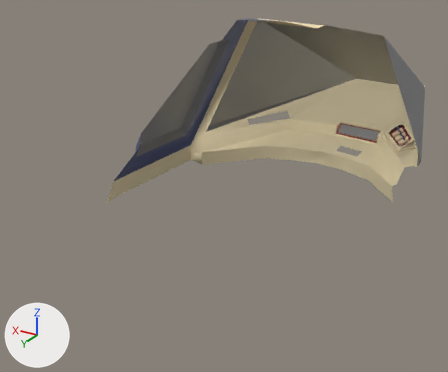
The FBX model Assets/Models/raketa_cabin.fbx: old version first, new version second.
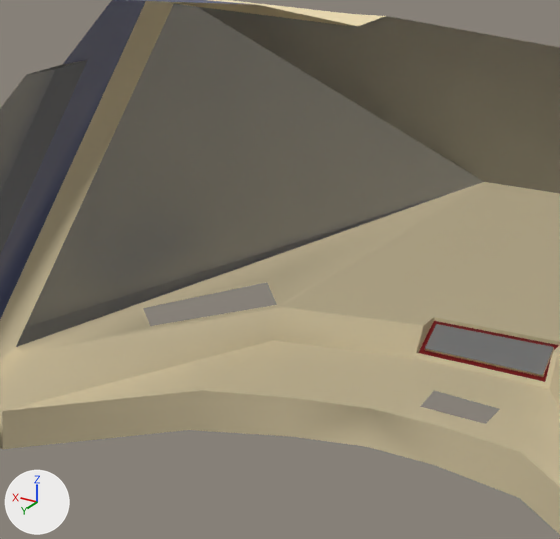
Each version is shown whole from a camera (50 mm lens) standing at (3.774, 2.774, 1.363) and looking at (5.496, -0.096, -0.071), then close up on the part from 45% to 85% of the width and 5% to 52% of the height. Arrows for +X, +Y and +Z are at lower left; the lights stay in place. Everything nearer to the camera than a plane just in front of the edit is cut away. Where no turn or scale is listed for an object, it has been applied to the vertices.
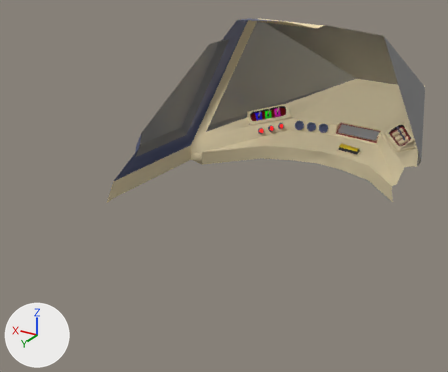
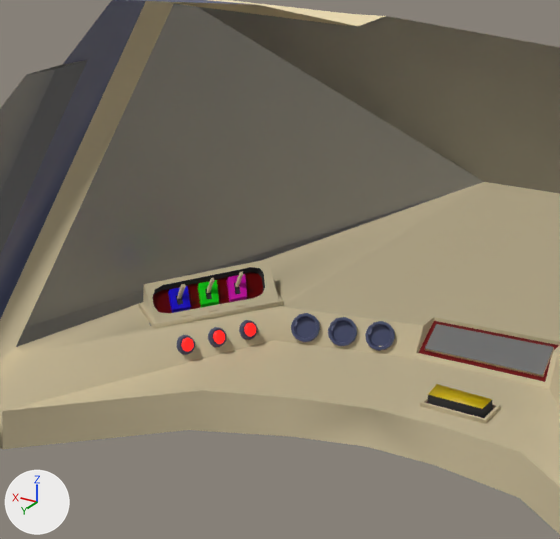
Location of each change, (x1, y1, x2, y2) in pixels of the close-ups (560 x 539 px):
'Cube.054', added: after (139, 259, 283, 328)
'Cube.051', added: after (428, 384, 492, 418)
'Circle.005', added (blue): after (365, 321, 395, 351)
'Circle.004', added (blue): after (328, 317, 357, 346)
'Circle', added (blue): after (291, 313, 320, 342)
'Cube.052', added (beige): after (420, 387, 500, 424)
'Circle.001', added: after (176, 335, 195, 355)
'Circle.002', added: after (208, 327, 226, 347)
'Circle.003', added: after (239, 320, 257, 340)
'Cube.053', added: after (177, 271, 243, 299)

What changed in the scene script:
```text
Add me_cube_055:
    me_cube_055.from_pydata([(-0.2339, -0.2679, -0.2465), (-0.1092, -0.2948, -0.2476), (-0.1092, -0.3428, -0.2394), (-0.2368, -0.3142, -0.24), (-0.2331, -0.2644, -0.2238), (-0.1084, -0.2913, -0.2249), (-0.1083, -0.3394, -0.2168), (-0.236, -0.3107, -0.2174)], [], [(1, 2, 6, 5), (3, 0, 4, 7), (0, 1, 5, 4), (2, 3, 7, 6), (7, 4, 5, 6)])
    for i in [4]: me_cube_055.polygons[i].material_index = 1
    me_cube_055.materials.append(mat_black_001)  # black #313131
    me_cube_055.materials.append(mat_yellow_001)  # yellow #e7c703
Add ob_cube_054:
    ob_cube_054 = bpy.data.objects.new('Cube.054', me_cube_058)  # 145 vertices, 141 faces; spans x 0.309..0.573, y -0.629..-0.218, z -0.163..-0.097; in mat_chair2_002 (beige #e4d4ae), mat_black_001 (black #313131), mat_burgundy_001 (red #810508), mat_pink_001 (pink #e702bc), mat_blue_001 (blue #1a02e7), mat_green_001 (green #00e70f)
    ob_cube_054.location = (5.156, -0.452, 0.28)
Add ob_circle_001:
    ob_circle_001 = bpy.data.objects.new('Circle.001', me_circle_002)  # 48 vertices, 38 faces; spans x -0.701..0.701, y -0.701..0.701, z -0.038..0.453; in mat_metal_001 (blue #565e81), mat_red_em_001 (red #e70c06)
    ob_circle_001.location = (5.583, -0.714, 0.078)
    ob_circle_001.rotation_euler = (1.896, 0.0565, 1.039)  # degrees (109, 3.2, 60)
    ob_circle_001.scale = (-0.0315, -0.0315, -0.0315)
Add ob_cube_052:
    ob_cube_052 = bpy.data.objects.new('Cube.052', me_cube_056)  # 20 vertices, 16 faces; spans x -0.25..-0.097, y -0.358..-0.252, z -0.25..-0.23; in mat_chair2_002 (beige #e4d4ae), mat_burgundy_001 (red #810508)
    ob_cube_052.location = (5.156, -0.452, 0.28)
Add ob_circle_002:
    ob_circle_002 = bpy.data.objects.new('Circle.002', me_circle_003)  # 48 vertices, 38 faces; spans x 1.822..3.223, y -0.701..0.701, z -0.038..0.453; in mat_metal_001 (blue #565e81), mat_red_em_001 (red #e70c06)
    ob_circle_002.location = (5.583, -0.714, 0.078)
    ob_circle_002.rotation_euler = (1.896, 0.0565, 1.039)  # degrees (109, 3.2, 60)
    ob_circle_002.scale = (-0.0315, -0.0315, -0.0315)
Add ob_circle_004:
    ob_circle_004 = bpy.data.objects.new('Circle.004', me_circle_005)  # 48 vertices, 38 faces; spans x 1.6..3.6, y -1.0..1.0, z -0.09..0.32; in mat_metal_001 (blue #565e81)
    ob_circle_004.location = (5.399, -0.923, 0.088)
    ob_circle_004.rotation_euler = (1.97, 0.00275, 0.172)  # degrees (113, 0.2, 10)
    ob_circle_004.scale = (-0.0315, -0.0315, -0.0315)
Add ob_cube_051:
    ob_cube_051 = bpy.data.objects.new('Cube.051', me_cube_055)
    ob_cube_051.location = (5.156, -0.452, 0.28)
Add ob_circle_005:
    ob_circle_005 = bpy.data.objects.new('Circle.005', me_circle_006)  # 48 vertices, 38 faces; spans x 4.2..6.2, y -1.0..1.0, z -0.09..0.32; in mat_metal_001 (blue #565e81)
    ob_circle_005.location = (5.399, -0.923, 0.088)
    ob_circle_005.rotation_euler = (1.97, 0.00275, 0.172)  # degrees (113, 0.2, 10)
    ob_circle_005.scale = (-0.0315, -0.0315, -0.0315)
Add ob_circle:
    ob_circle = bpy.data.objects.new('Circle', me_circle_001)  # 48 vertices, 38 faces; spans x -1.0..1.0, y -1.0..1.0, z -0.09..0.32; in mat_metal_001 (blue #565e81)
    ob_circle.location = (5.399, -0.923, 0.088)
    ob_circle.rotation_euler = (1.97, 0.00275, 0.172)  # degrees (113, 0.2, 10)
    ob_circle.scale = (-0.0315, -0.0315, -0.0315)
Add ob_cube_053:
    ob_cube_053 = bpy.data.objects.new('Cube.053', me_cube_057)  # 24 vertices, 15 faces; spans x 0.403..0.498, y -0.497..-0.341, z -0.133..-0.095; in mat_chair2_002 (beige #e4d4ae)
    ob_cube_053.location = (5.156, -0.452, 0.28)
Add ob_circle_003:
    ob_circle_003 = bpy.data.objects.new('Circle.003', me_circle_004)  # 48 vertices, 38 faces; spans x 4.344..5.746, y -0.701..0.701, z -0.038..0.453; in mat_metal_001 (blue #565e81), mat_red_em_001 (red #e70c06)
    ob_circle_003.location = (5.583, -0.714, 0.078)
    ob_circle_003.rotation_euler = (1.896, 0.0565, 1.039)  # degrees (109, 3.2, 60)
    ob_circle_003.scale = (-0.0315, -0.0315, -0.0315)
```
